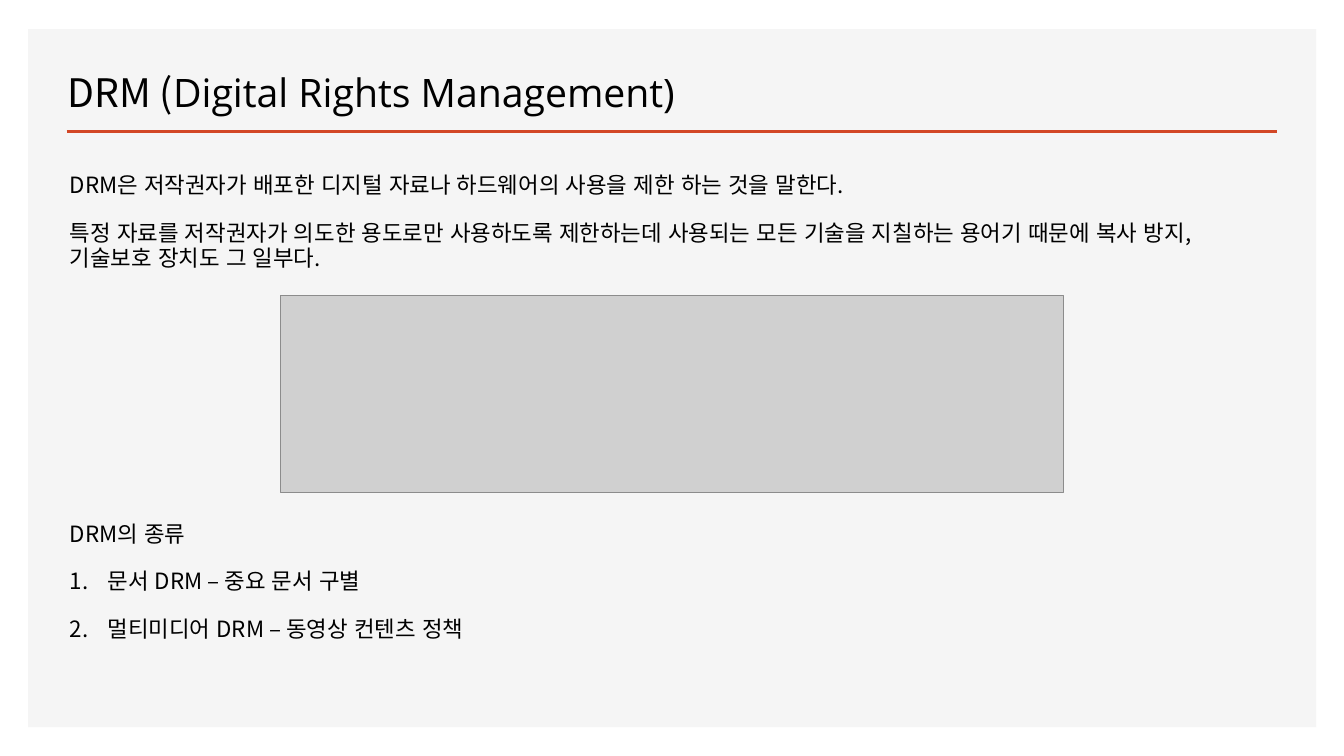
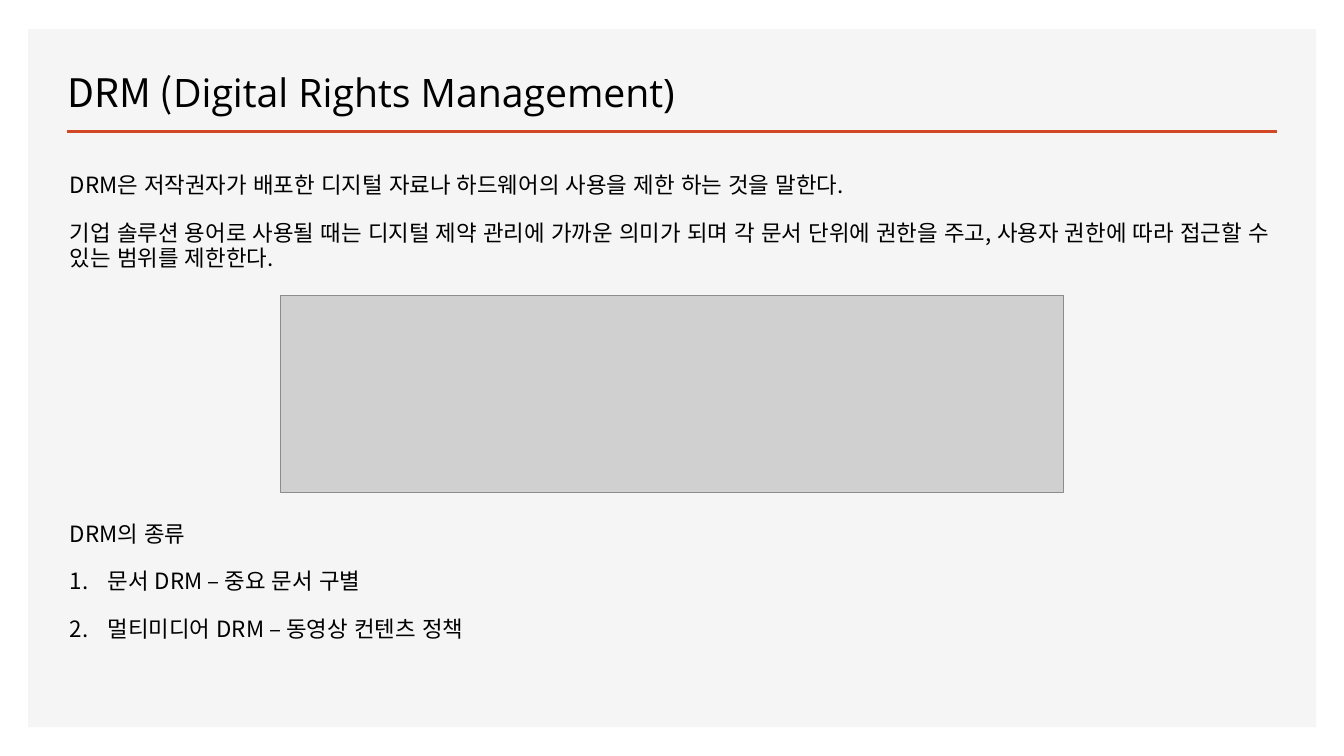
Before and after one commit to wsxc94/DLP-Study, a slide deck: slide 3 of 에이전트발표.pptx. Drawn at 1344x756 pixels with LibreOffice and Linux fonts; fonts in the diff are those of the drawing; grey boxes stand for pictures. Boxes give left, top, right and bottom in pixels: in the first picture for what was removed or moved away, otherwise in the second. Text is boxed around its words. In the diff, an @@ line names an element or a change of style, - is before the commit and + after.

```diff
--- a/에이전트발표.pptx
+++ b/에이전트발표.pptx
@@ text at (70, 222, 1269, 268): text changed @@
-특정 자료를 저작권자가 의도한 용도로만 사용하도록 제한하는데 사용되는 모든 기술을 지칠하는 용어기 때문에 복사 방지, 기술보호 장치도 그 일부다.
+기업 솔루션 용어로 사용될 때는 디지털 제약 관리에 가까운 의미가 되며 각 문서 단위에 권한을 주고, 사용자 권한에 따라 접근할 수 있는 범위를 제한한다.
```
Also in this commit, not shown: 3 other slides changed, 1 slide added, 1 other file.
